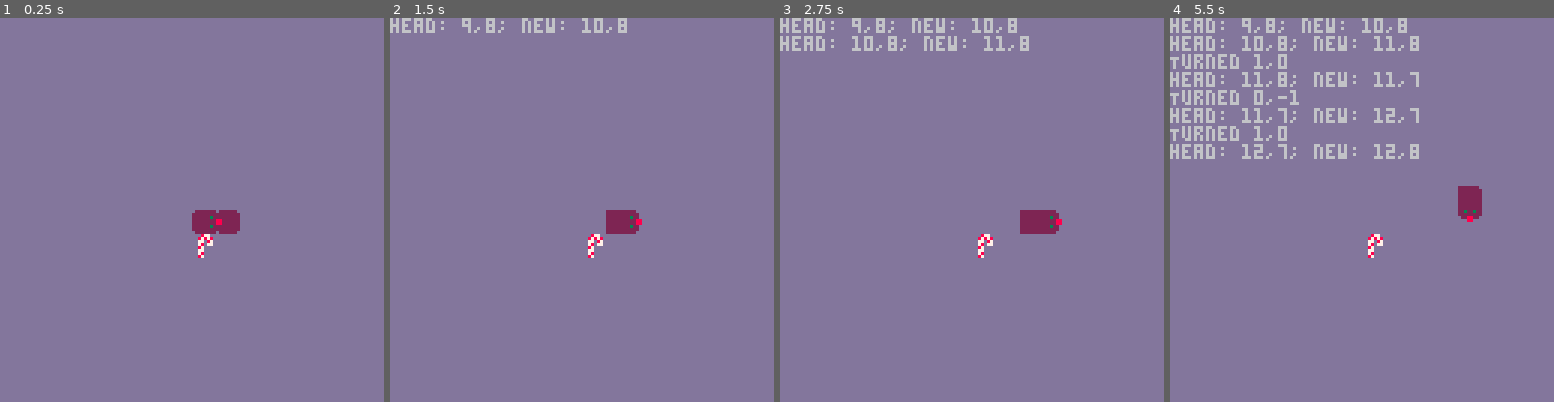
Above: before the commit, frames 1-4 (left to right).
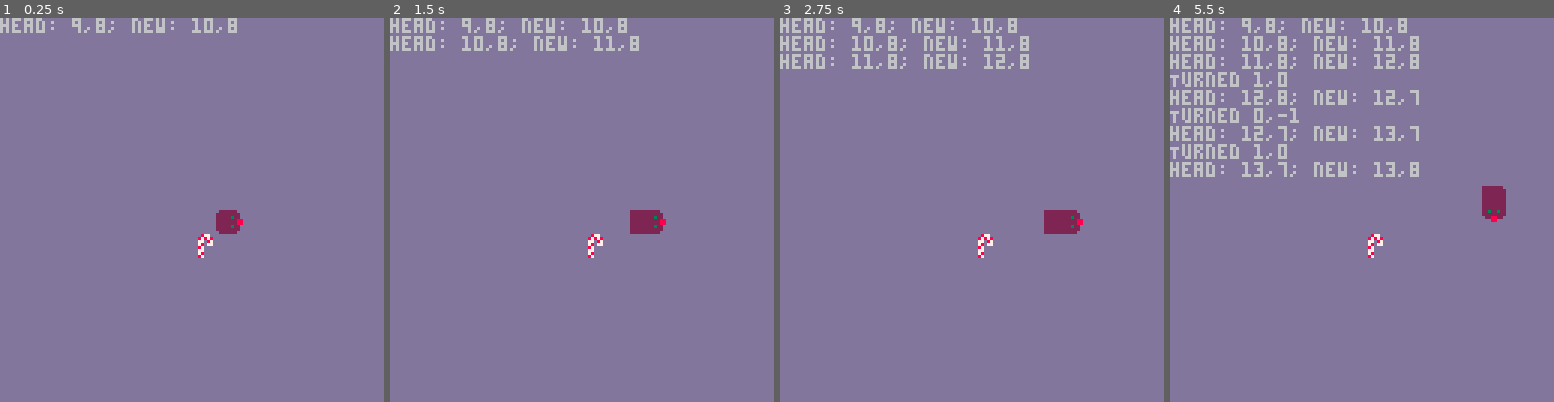
Above: after the commit, the same moments.

Repository: gigamonkey/pico-8
Game: PICO-8 cartridge snake.p8
The game is run twice, just before and just after one commit, with the same random seed, the same clock (stepped at 60 frames per second) and the same inputs.
Inputs:
- Up to frame 1 (0.25 s): no input
- Up to frame 2 (1.5 s): no input
- Up to frame 3 (2.75 s): hold Right 1.6-2.1 s; hold Up 2.15-2.42 s; hold Right from 2.47 s (still down)
- Up to frame 4 (5.5 s): release Right at 3.03 s; hold Left 3.08-3.58 s; hold Down 3.63-3.97 s; hold Right 4.02-4.68 s; hold Up 4.73-5.03 s; hold Left from 5.08 s (still down)

The runs differ from the first frame. In frame 1, 1.3% of the frame differs, in the area x 0-64%, y 0-57%; in frame 2, 1.7%; in frame 3, 1.7%; in frame 4, 6.6%, in the area x 0-88%, y 9-54%.

Commit message:
Fix initial drawing of snake.

Diff:
--- a/snake.lua
+++ b/snake.lua
@@ -43,6 +43,7 @@
 
   set_head(snake, {x=8, y=8})
   set_head(snake, {x=9, y=8})
+  snake.frames_into_head = 29
 
   random_food()
 
@@ -82,7 +83,6 @@
   local y = 8 * (hd.y - (snake.direction.dy * offset))
 
   spr(sprite, x, y)
-
 end
 
 -- The rest of the code
@@ -166,7 +166,7 @@
 
   snake.frames_into_head += 1
 
-  if snake.frames_into_head == 30 then
+  if snake.frames_into_head >= 30 then
     -- all the way into the current head.
     apply_next_turn(snake)
     old_head = head(snake)
